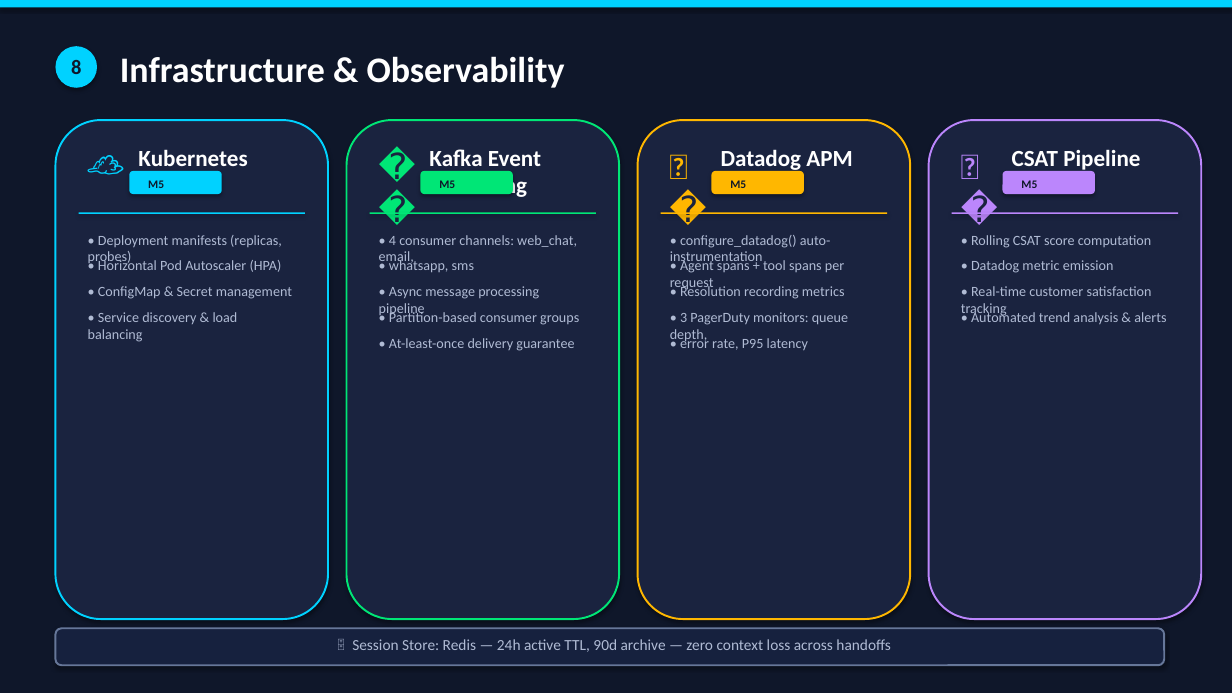
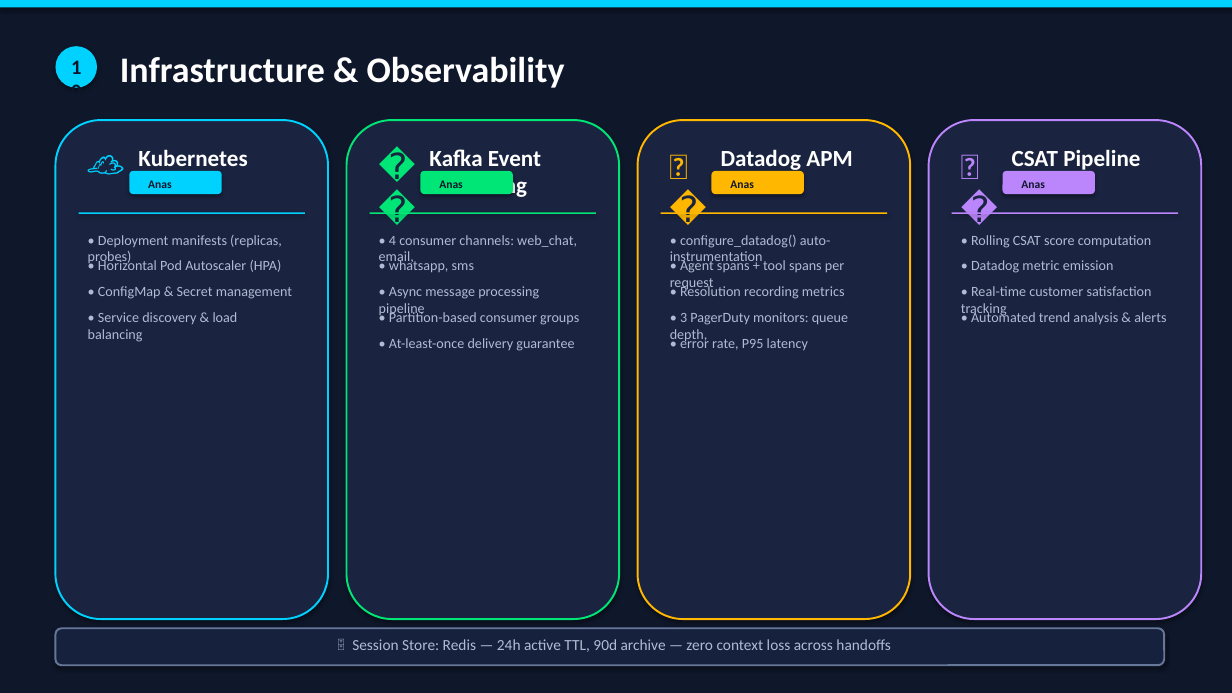
Before and after one commit to Khizar525/Agent-Return-Processing-System, a slide deck: slide 11 of presentation/Agent01_Pitch_Deck.pptx. Drawn at 1232x693 pixels with LibreOffice and Linux fonts; fonts in the diff are those of the drawing. Boxes give left, top, right and bottom in pixels: in the first picture for what was removed or moved away, otherwise in the second. Text is boxed around its words. In the diff, an @@ line names an element or a change of style, - is before the commit and + after.

```diff
--- a/presentation/Agent01_Pitch_Deck.pptx
+++ b/presentation/Agent01_Pitch_Deck.pptx
@@ text at bbox=[71, 60, 81, 74]: text changed @@
-8
+10
@@ text at bbox=[148, 180, 172, 188]: text changed @@
-M5
+Anas
@@ text at bbox=[439, 180, 463, 188]: text changed @@
-M5
+Anas
@@ text at bbox=[730, 180, 754, 188]: text changed @@
-M5
+Anas
@@ text at bbox=[1021, 180, 1045, 188]: text changed @@
-M5
+Anas
```
Also in this commit, not shown: 14 other slides changed, 1 other file.
